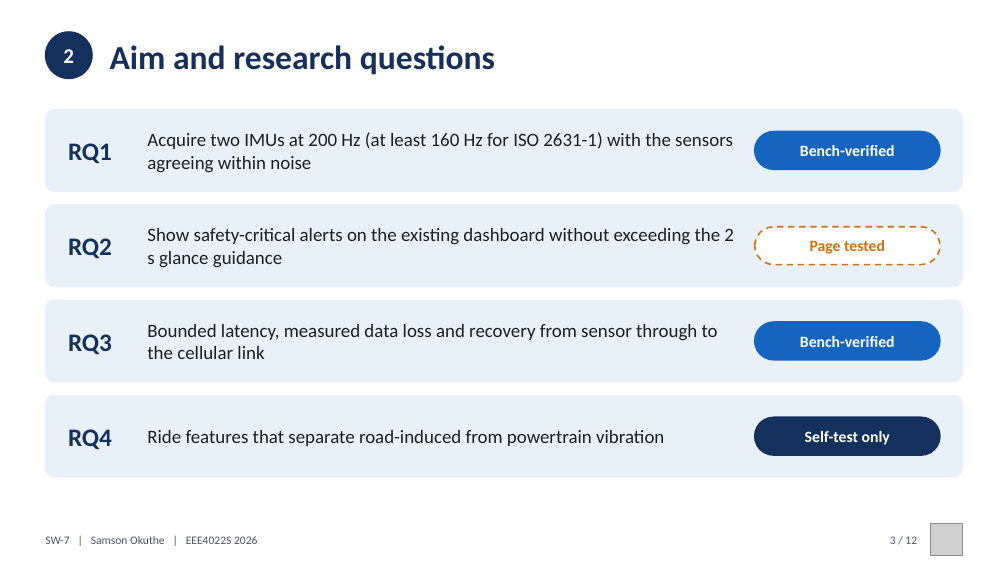
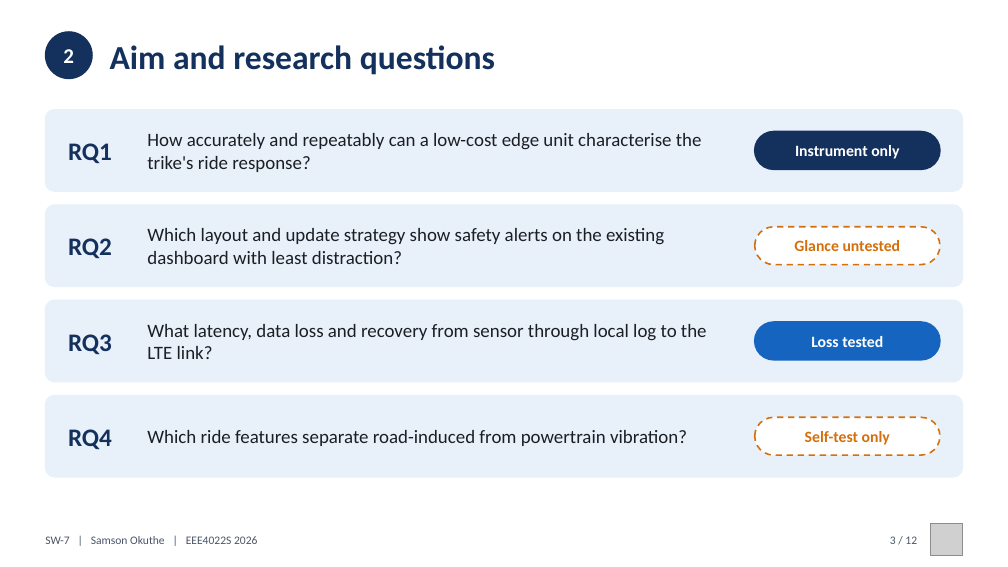
Before and after one commit to 0geder/Tukzie-HPEC-HUD, a slide deck: slide 3 of Presentation/SW7_Final_Presentation.pptx. Drawn at 1008x567 pixels with LibreOffice and Linux fonts; fonts in the diff are those of the drawing; grey boxes stand for pictures. Boxes give left, top, right and bottom in pixels: in the first picture for what was removed or moved away, otherwise in the second. Text is boxed around its words. In the diff, an @@ line names an element or a change of style, - is before the commit and + after.

```diff
--- a/Presentation/SW7_Final_Presentation.pptx
+++ b/Presentation/SW7_Final_Presentation.pptx
@@ text at [147,133,702,172]: text changed @@
-Acquire two IMUs at 200 Hz (at least 160 Hz for ISO 2631-1) with the sensors agreeing within noise
+How accurately and repeatably can a low-cost edge unit characterise the trike's ride response?
@@ rounded rectangle at [755,132,940,169]: fill #1565C0 to #14305C; outline #1565C0 1.5 pt to #14305C 1.5 pt @@
@@ text at [795,145,899,159]: text changed @@
-Bench-verified
+Instrument only
@@ text at [147,228,664,264]: text changed @@
-Show safety-critical alerts on the existing dashboard without exceeding the 2 s glance guidance
+Which layout and update strategy show safety alerts on the existing dashboard with least distraction?
@@ text at [794,240,901,251]: text changed @@
-Page tested
+Glance untested
@@ text at [147,324,707,359]: text changed @@
-Bounded latency, measured data loss and recovery from sensor through to the cellular link
+What latency, data loss and recovery from sensor through local log to the LTE link?
@@ text at [811,336,883,347]: text changed @@
-Bench-verified
+Loss tested
@@ text "Self-test only" at [805,431,890,445]: text colour #FFFFFF to #D4700C @@
@@ rounded rectangle at [755,417,940,455]: fill #14305C to #FFFFFF; outline #14305C 1.5 pt to #D4700C 1.5 pt dashed @@
@@ text at [147,430,687,446]: text changed @@
-Ride features that separate road-induced from powertrain vibration
+Which ride features separate road-induced from powertrain vibration?
```
Also in this commit, not shown: 8 other slides changed, 1 slide added, 1 slide removed, 8 other files.
